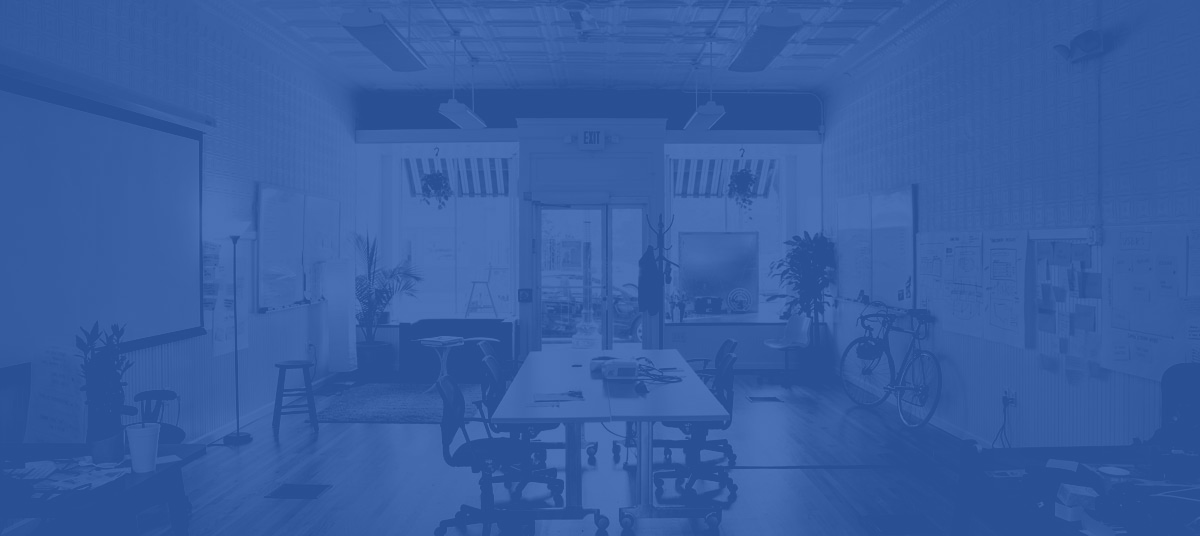
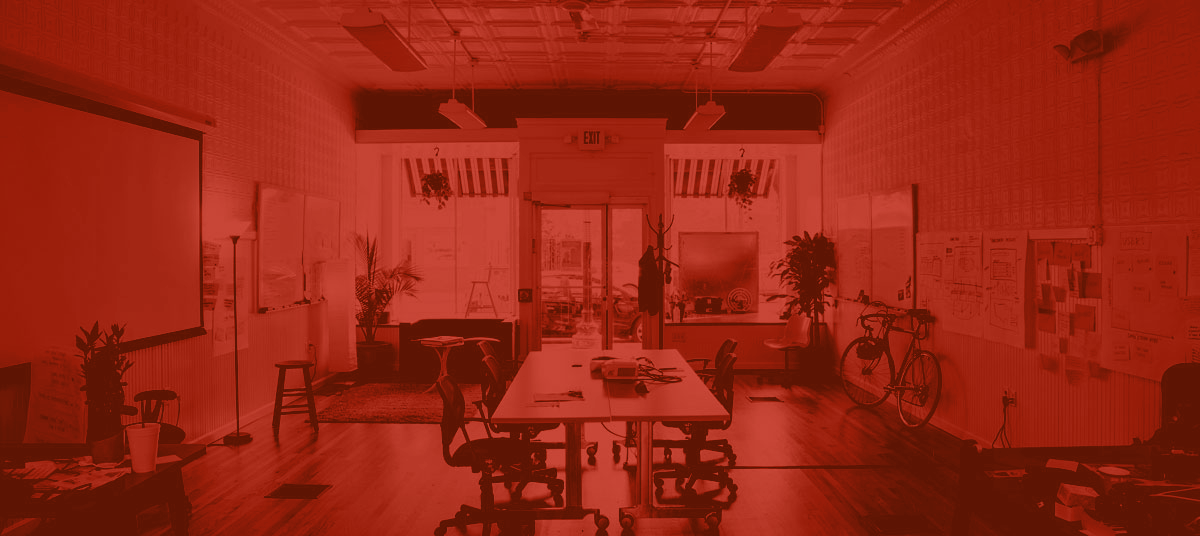
Comparing the layer stacks of the two 1200×536 images. Changes:
renamed "overlay-dataafrica" to "overlay-verizon", opacity 50% → 80%, blend normal → color, painted on it over (x1=0, y1=0, x2=1200, y2=536)
hid "overlay-datachile" over (x1=0, y1=0, x2=1200, y2=536)
